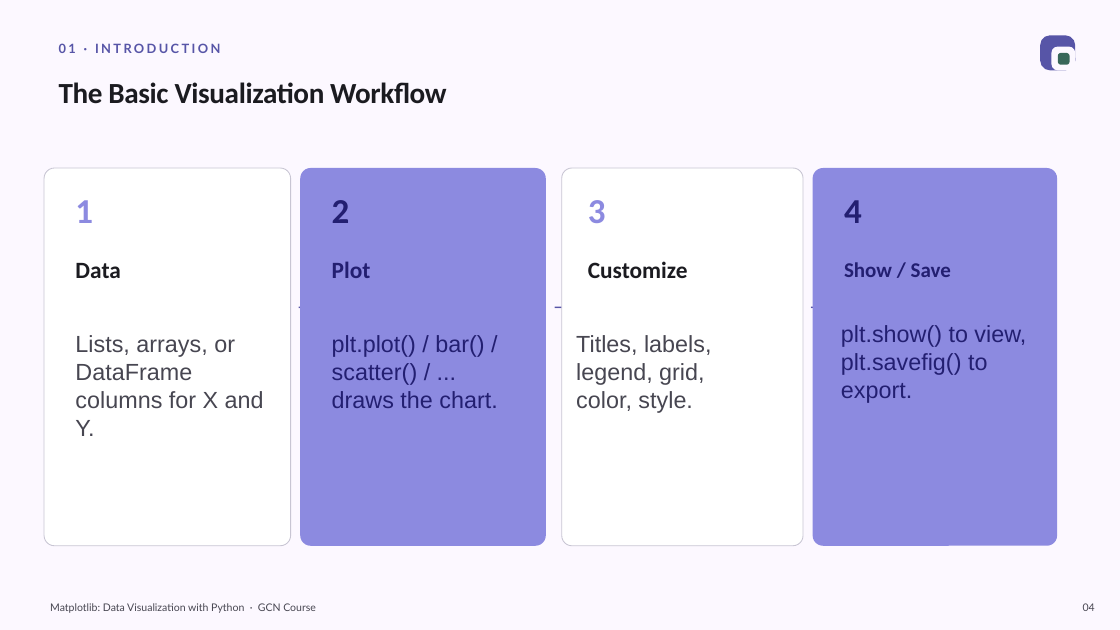
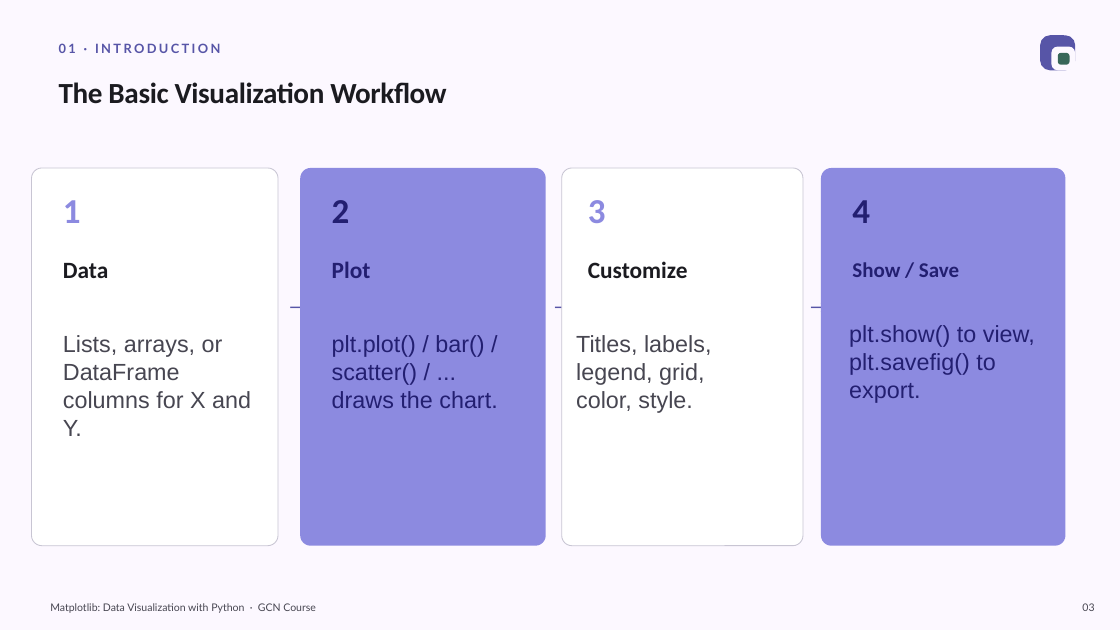
Before and after one commit to waseem-development/AI-NAVTTC, a slide deck: slide 3 of Graph Neural Network and GCN/Presentation/Matplotlib_University_Presentation.pptx (slide 4 before the commit). Drawn at 1120x630 pixels with LibreOffice and Linux fonts; fonts in the diff are those of the drawing. Boxes give left, top, right and bottom in pixels: in the first picture for what was removed or moved away, otherwise in the second. Text is boxed around its words. In the diff, an @@ line names an element or a change of style, - is before the commit and + after.

```diff
--- a/Graph Neural Network and GCN/Presentation/Matplotlib_University_Presentation.pptx
+++ b/Graph Neural Network and GCN/Presentation/Matplotlib_University_Presentation.pptx
@@ 4 texts, 1 rounded rectangle: place and size @@
-4 texts, 1 rounded rectangle at bbox=[44, 168, 307, 546]
+4 texts, 1 rounded rectangle at bbox=[32, 168, 298, 546]
@@ 3 texts, 1 rounded rectangle: place and size @@
-3 texts, 1 rounded rectangle at bbox=[812, 168, 1057, 546]
+3 texts, 1 rounded rectangle at bbox=[821, 168, 1065, 546]
@@ text at bbox=[1082, 603, 1094, 611]: text changed @@
-04
+03
```
Also in this commit, not shown: 29 other slides changed, 1 slide removed, 4 other files.
